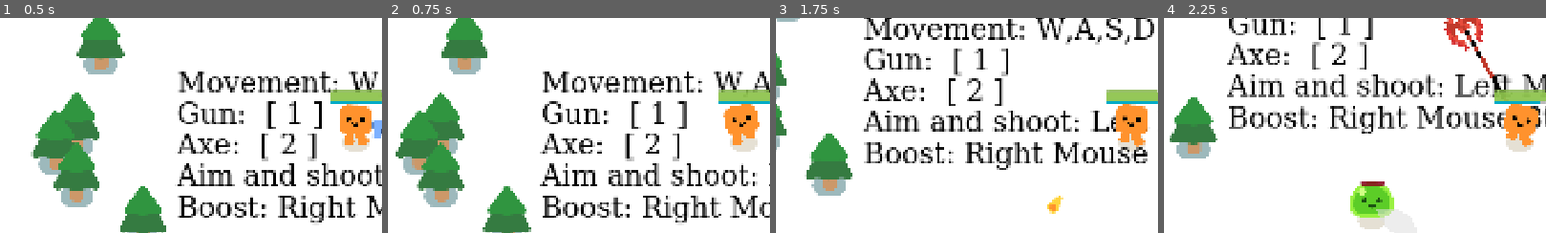
Above: before the commit, frames 1-4 (left to right).
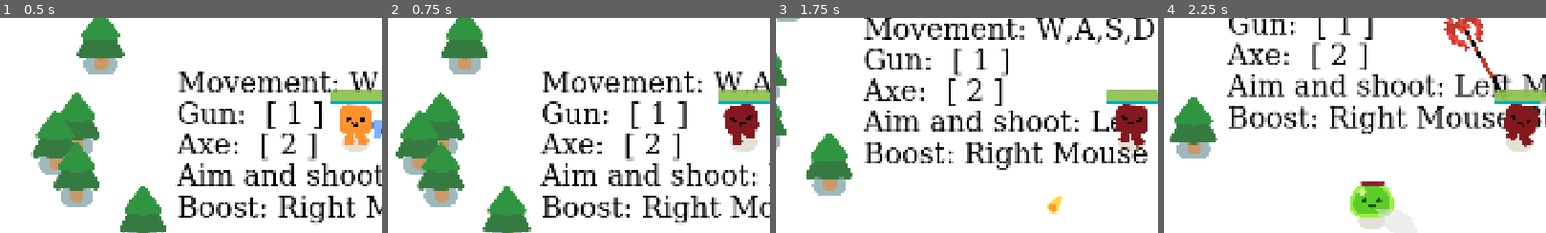
Above: after the commit, the same moments.

Repository: TohidEq/uni-godot-games
Game: Godot game, scene res://game.tscn
The game is run twice, just before and just after one commit, with the same random seed, the same clock (stepped at 60 frames per second) and the same inputs.
Inputs (mouse positions are % of the whole screen's width and height, from its top left):
- Up to frame 1 (0.5 s): no input
- Up to frame 2 (0.75 s): move the mouse to (72, 45) at 0.52 s; hold D (move_right) from 0.53 s (still down); hold 2 (select_axe) from 0.53 s (still down)
- Up to frame 3 (1.75 s): tap 1 (select_wpn) at 0.8, 1.35 s; move the mouse to (30, 55) at 1.27 s; release D (move_right) at 1.28 s; release 2 (select_axe) at 1.28 s; hold S (move_down) from 1.28 s (still down); tap 2 (select_axe) at 1.55 s
- Up to frame 4 (2.25 s): move the mouse to (60, 28) at 2.02 s; release S (move_down) at 2.03 s; hold D (move_right) from 2.03 s (still down); hold Right mouse button (boost) from 2.03 s (still down)
The pictures show only the part of the screen within x 4-54%, y 21-71%; the shares and areas given below are measured in that part.

Frame 1 is identical in both runs. In frame 2, 1.2% of the frame differs, in the area x 87-98%, y 40-60%; in frame 3, 1.3%; in frame 4, 1.3%, in the area x 89-98%, y 40-60%.

Commit message:
Add angry red face for Axe

Diff:
--- a/deadlydarlings/axe/axe.tscn
+++ b/deadlydarlings/axe/axe.tscn
@@ -8,6 +8,57 @@
 
 [sub_resource type="RectangleShape2D" id="RectangleShape2D_ib58u"]
 size = Vector2(135, 20)
+
+[sub_resource type="Animation" id="Animation_qvt6e"]
+length = 0.001
+tracks/0/type = "value"
+tracks/0/imported = false
+tracks/0/enabled = true
+tracks/0/path = NodePath("AxePivot:rotation")
+tracks/0/interp = 1
+tracks/0/loop_wrap = true
+tracks/0/keys = {
+"times": PackedFloat32Array(0),
+"transitions": PackedFloat32Array(1),
+"update": 0,
+"values": [0.0]
+}
+tracks/1/type = "value"
+tracks/1/imported = false
+tracks/1/enabled = true
+tracks/1/path = NodePath("AxePivot/Area2D/CollisionShape2D2:disabled")
+tracks/1/interp = 1
+tracks/1/loop_wrap = true
+tracks/1/keys = {
+"times": PackedFloat32Array(0),
+"transitions": PackedFloat32Array(1),
+"update": 1,
+"values": [true]
+}
+tracks/2/type = "value"
+tracks/2/imported = false
+tracks/2/enabled = true
+tracks/2/path = NodePath("AxePivot/Area2D/CollisionShape2D:disabled")
+tracks/2/interp = 1
+tracks/2/loop_wrap = true
+tracks/2/keys = {
+"times": PackedFloat32Array(0),
+"transitions": PackedFloat32Array(1),
+"update": 1,
+"values": [true]
+}
+tracks/3/type = "value"
+tracks/3/imported = false
+tracks/3/enabled = true
+tracks/3/path = NodePath("AxePivot:visible")
+tracks/3/interp = 1
+tracks/3/loop_wrap = true
+tracks/3/keys = {
+"times": PackedFloat32Array(0),
+"transitions": PackedFloat32Array(1),
+"update": 1,
+"values": [true]
+}
 
 [sub_resource type="Animation" id="Animation_g4gfw"]
 resource_name = "spin"
@@ -59,57 +110,6 @@
 "transitions": PackedFloat32Array(1, 1),
 "update": 1,
 "values": [true, false]
-}
-
-[sub_resource type="Animation" id="Animation_qvt6e"]
-length = 0.001
-tracks/0/type = "value"
-tracks/0/imported = false
-tracks/0/enabled = true
-tracks/0/path = NodePath("AxePivot:rotation")
-tracks/0/interp = 1
-tracks/0/loop_wrap = true
-tracks/0/keys = {
-"times": PackedFloat32Array(0),
-"transitions": PackedFloat32Array(1),
-"update": 0,
-"values": [0.0]
-}
-tracks/1/type = "value"
-tracks/1/imported = false
-tracks/1/enabled = true
-tracks/1/path = NodePath("AxePivot/Area2D/CollisionShape2D2:disabled")
-tracks/1/interp = 1
-tracks/1/loop_wrap = true
-tracks/1/keys = {
-"times": PackedFloat32Array(0),
-"transitions": PackedFloat32Array(1),
-"update": 1,
-"values": [true]
-}
-tracks/2/type = "value"
-tracks/2/imported = false
-tracks/2/enabled = true
-tracks/2/path = NodePath("AxePivot/Area2D/CollisionShape2D:disabled")
-tracks/2/interp = 1
-tracks/2/loop_wrap = true
-tracks/2/keys = {
-"times": PackedFloat32Array(0),
-"transitions": PackedFloat32Array(1),
-"update": 1,
-"values": [true]
-}
-tracks/3/type = "value"
-tracks/3/imported = false
-tracks/3/enabled = true
-tracks/3/path = NodePath("AxePivot:visible")
-tracks/3/interp = 1
-tracks/3/loop_wrap = true
-tracks/3/keys = {
-"times": PackedFloat32Array(0),
-"transitions": PackedFloat32Array(1),
-"update": 1,
-"values": [true]
 }
 
 [sub_resource type="AnimationLibrary" id="AnimationLibrary_tvq3g"]
--- a/deadlydarlings/characters/happy_boo/happy_boo.tscn
+++ b/deadlydarlings/characters/happy_boo/happy_boo.tscn
@@ -7,6 +7,7 @@
 [ext_resource type="Texture2D" uid="uid://qmqpm6asge1i" path="res://characters/happy_boo/square_upper_leg.png" id="5_q2t1e"]
 [ext_resource type="Texture2D" uid="uid://cksiu5gst6fmp" path="res://characters/happy_boo/square_body.png" id="6_w3ck4"]
 [ext_resource type="Texture2D" uid="uid://cvs0lh814pk7h" path="res://characters/happy_boo/square_face.png" id="7_h5h8s"]
+[ext_resource type="Texture2D" uid="uid://cai2ijnbypqtr" path="res://characters/slime/slime_hurt_eyes.png" id="8_l3moq"]
 
 [sub_resource type="Animation" id="Animation_hed62"]
 length = 0.001
@@ -648,4 +649,11 @@
 [node name="SquareFace" type="Sprite2D" parent="Colorizer/SquareBody"]
 position = Vector2(0, -17)
 texture = ExtResource("7_h5h8s")
-metadata/_edit_lock_ = true
+
+[node name="SlimeHurtEyes" type="Sprite2D" parent="Colorizer/SquareBody"]
+visible = false
+position = Vector2(0.219772, -19.5853)
+rotation = 0.0248854
+scale = Vector2(1.01605, 1.00984)
+skew = 0.000307322
+texture = ExtResource("8_l3moq")
--- a/deadlydarlings/player/player.gd
+++ b/deadlydarlings/player/player.gd
@@ -95,8 +95,16 @@
 func _input(event: InputEvent) -> void:
 
   if event.is_action_pressed("select_wpn"):
+    happy_boo.get_node("Colorizer").modulate=Color("#ff922d")
+    happy_boo.get_node("Colorizer").get_node("SquareBody").get_node("SquareFace").set_visible(true)
+    happy_boo.get_node("Colorizer").get_node("SquareBody").get_node("SlimeHurtEyes").set_visible(false)
+
     wpn = WPNS.GUN
   if event.is_action_pressed("select_axe"):
+    happy_boo.get_node("Colorizer").modulate=Color("#84181d")
+    happy_boo.get_node("Colorizer").get_node("SquareBody").get_node("SquareFace").set_visible(false)
+    happy_boo.get_node("Colorizer").get_node("SquareBody").get_node("SlimeHurtEyes").set_visible(true)
+
     wpn = WPNS.AXE
 
   choice_wpn()
Not shown: 1 places in deadlydarlings/characters/happy_boo/happy_boo.tscn that only renumber resources
